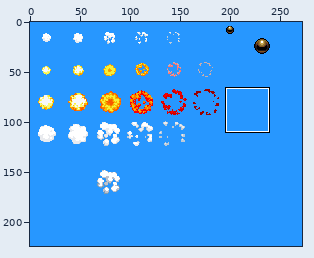
A sprite sheet gets an edit: Invasion.gmx/ASSET/gfx.png. The picture above shows the old version from afar; the outline marks the close-up.
Close-up. Earlier state:
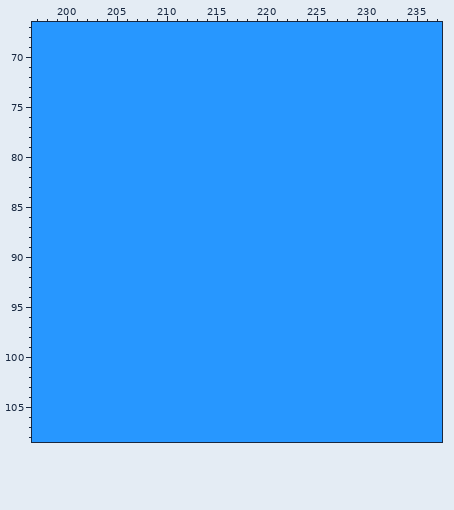
The file is 272x224 pixels. Colours within 5 levels of each other are drawn and written as one. Shown: x 197..237, y 67..108. The commit also changed other parts of the picture, which this record leaves out.
The same view after the edit:
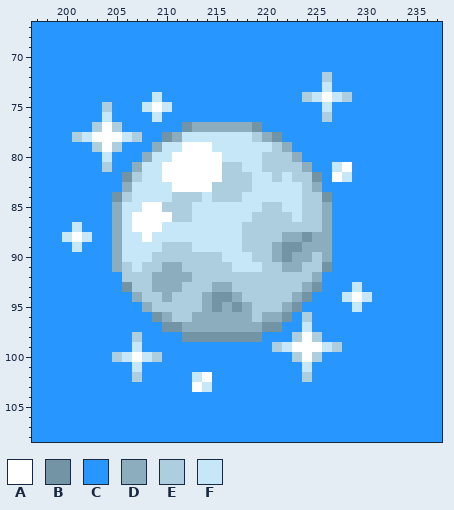
Palette (. is transparent): A #ffffff  B #7394a5  C #2797ff  D #8cadbd  E #adcede  F #c6e7f7
Change:
Changed rows in their new state; - is an unchanged pixel.
first column x 200:
 72 --------------------------E----
 73 --------------------------F----
 74 ---------F--------------EFAFE--
 75 ----E---FAF---------------F----
 76 ----F----F----------------E----
 77 ---EAE------BDDDDDDB-----------
 78 -EFAAAFE--BDFFFFFFFEDB---------
 79 ---EAE---DFFAAAFFFFFFED--------
 80 ----F---DFFAAAAAFFFFEEED-------
 81 ----E--DFFAAAAAAEEFFEEEED--FA--
 82 ------BEFFAAAAAAEEEFFEFEEB-AF--
 83 ------DFFFFAAAAEEEEFFFFFED-----
 84 -----BEFFFFEEEFEEEFFFFFFEEB----
 85 -----DFFAAEEEFFFFFFFEEFFEED----
 86 -----DFAAAAEEFFFFFFEEEEFEED----
 87 -F---DFAAAFFFFFFFFEEEEEEEED----
 88 FAF--DFFAFFFFFFFFFEEEEDDBDD----
 89 -F---DFFFFEEEFFFFFEEEDBBDDD----
 90 -----DFFFEEEEEEEFFFEEDBDDED----
 91 -----DEFEEDDEEEEEFFFEEDDEEB----
 92 ------EEEDDDDEEEEEEEEEEEED-----
 93 ------BEEDDDEEEDDEEEEEEEDB---F-
 94 -------DEEDEEEDBBDEEEEEDB---FAF
 95 --------DEEEEEDBDBDEEEDB-----F-
 96 ---------BDEEDDDDDDEDDB-E------
 97 ----------BBDDDDDDDDBB--F------
 98 -------E----BBBBBBBB---EAE-----
 99 -------F-------------EFAAAFE---
100 -----EFAFE-------------EAE-----
101 -------F----------------F------
102 -------E-----FA---------E------
103 -------------AF----------------
Pixel boxes of the changes (left, top, right, bottom) in both close-ups:
changed: (62, 72, 372, 392)
